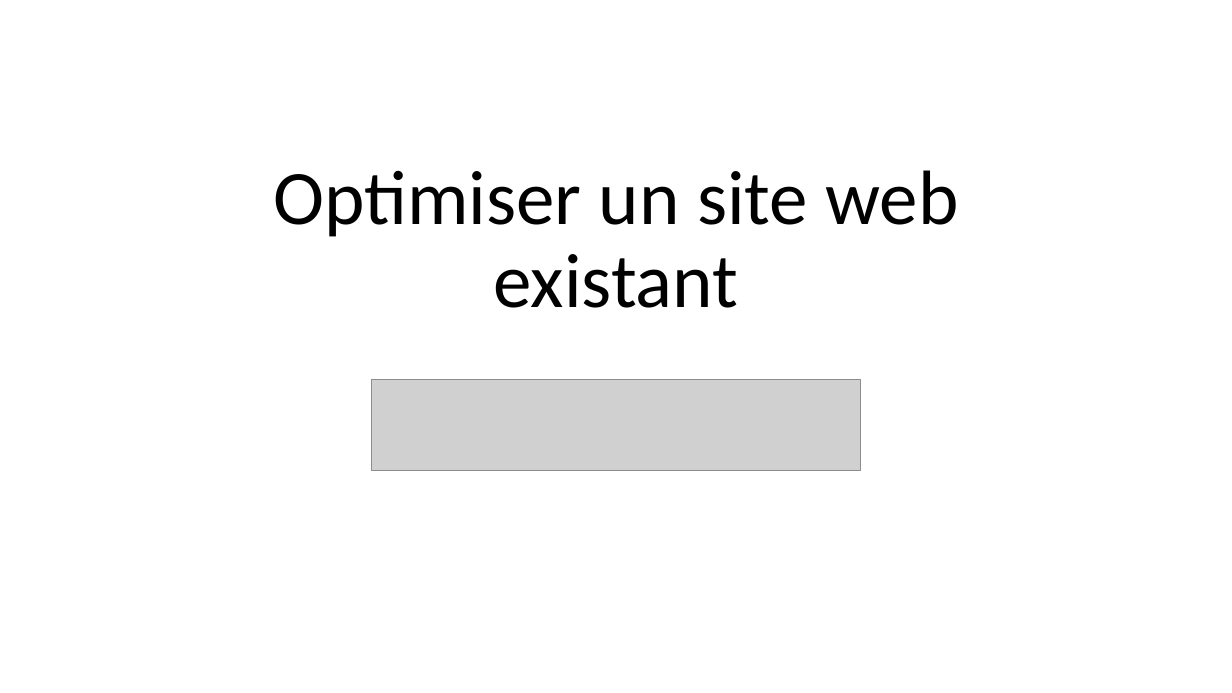
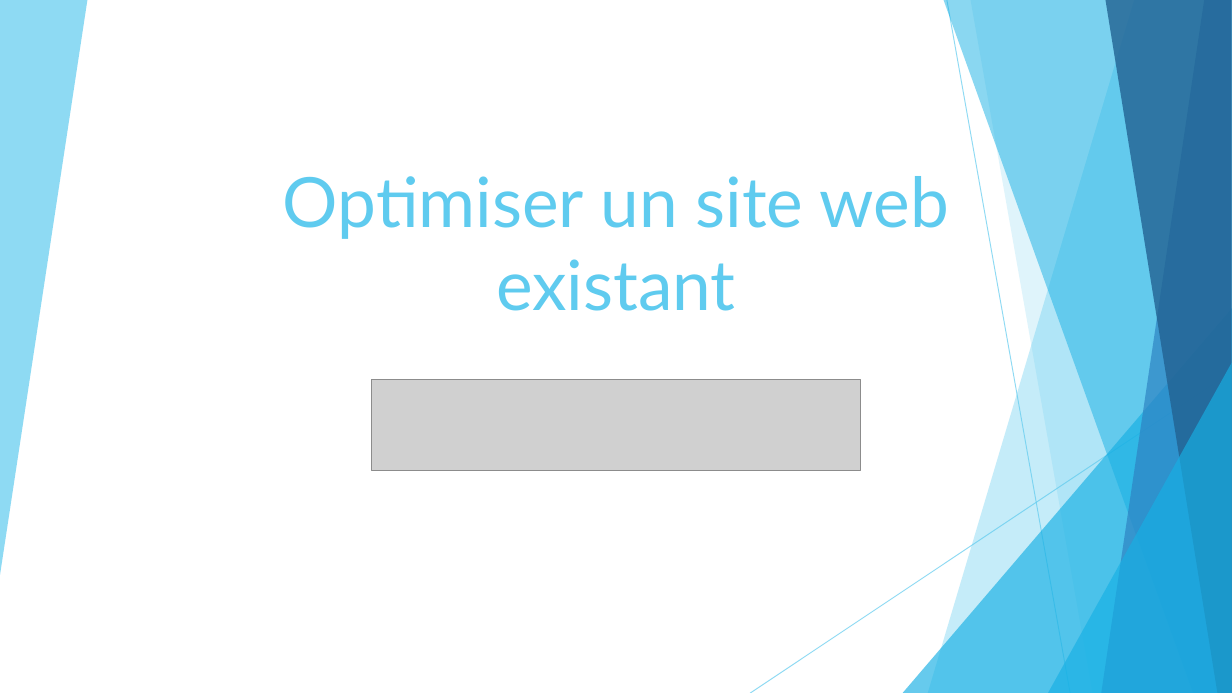
Before and after one commit to KinguBaka/TarikAboulhouda_4_16122020, a slide deck: slide 1 of Optimisez_un_site_web_existant.pptx. Drawn at 1232x693 pixels with LibreOffice and Linux fonts; fonts in the diff are those of the drawing; grey boxes stand for pictures. Boxes give left, top, right and bottom in pixels: in the first picture for what was removed or moved away, otherwise in the second. Text is boxed around its words. In the diff, an @@ line names an element or a change of style, - is before the commit and + after.

```diff
--- a/Optimisez_un_site_web_existant.pptx
+++ b/Optimisez_un_site_web_existant.pptx
@@ title "Optimiser un site web existant" at [283, 176, 949, 311]: size 60 to 54 pt, font Calibri to Lato, text colour #000000 to #5FCBEF; line spacing 0.9 to 1 @@
@@ group added at [0, 0, 1232, 693]: 6 freeform shapes, 2 lines, 2 triangles @@
```
Also in this commit, not shown: 12 other slides changed, 3 slides added, 1 slide removed, 1 other file.
